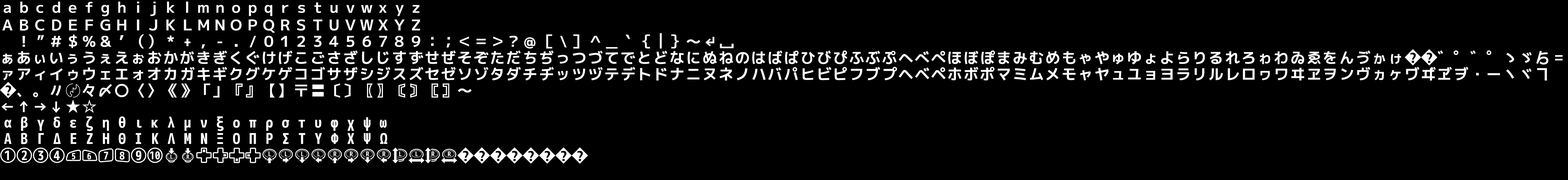
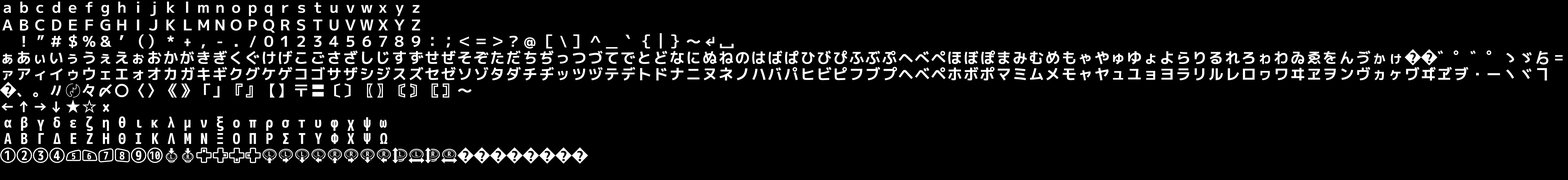
Revision of a layered (1568, 180) image; what changed, layer by layer:
renamed "←↑→↓★☆" to "←↑→↓★☆×", painted on it over [102, 103, 110, 112]
